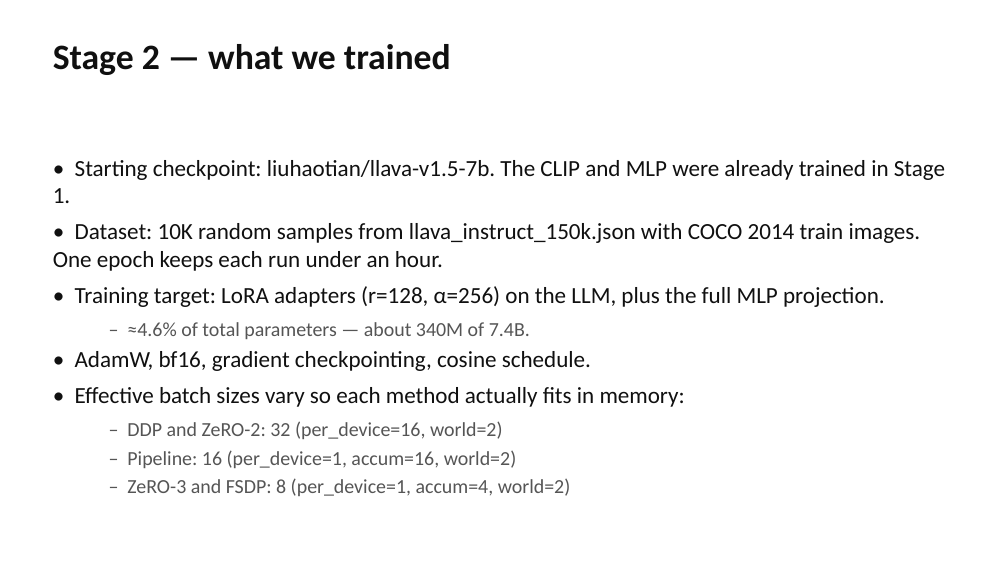
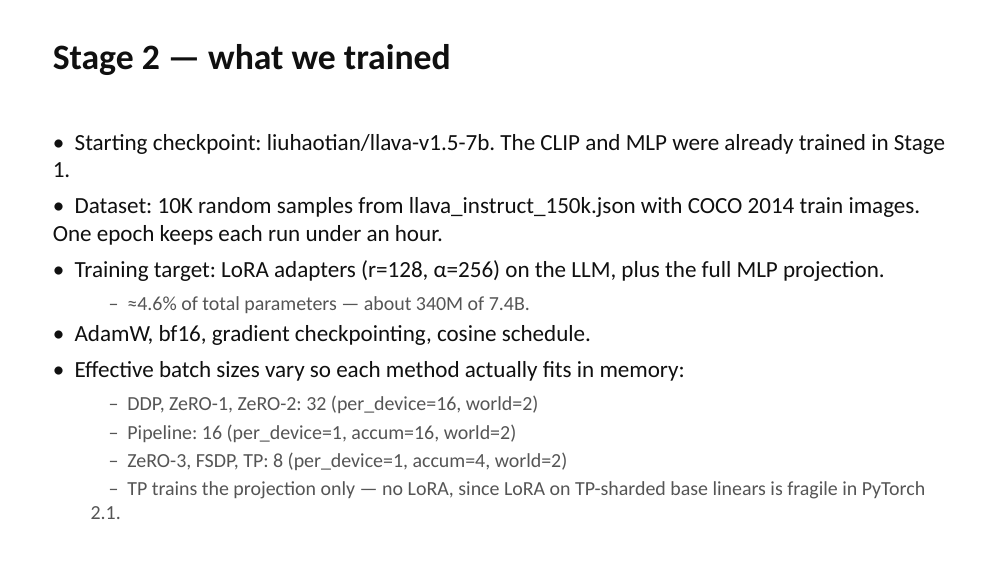
Before and after one commit to rassulmagauin/ml710, a slide deck: slide 4 of presentation/ML710_LLaVA_Parallelism.pptx. Drawn at 1008x567 pixels with LibreOffice and Linux fonts; fonts in the diff are those of the drawing. Boxes give left, top, right and bottom in pixels: in the first picture for what was removed or moved away, otherwise in the second. Text is boxed around its words. In the diff, an @@ line names an element or a change of style, - is before the commit and + after.

```diff
--- a/presentation/ML710_LLaVA_Parallelism.pptx
+++ b/presentation/ML710_LLaVA_Parallelism.pptx
@@ text at bbox=[127, 396, 539, 413]: text changed @@
-  – DDP and ZeRO-2: 32 (per_device=16, world=2)
+  – DDP, ZeRO-1, ZeRO-2: 32 (per_device=16, world=2)
@@ text at bbox=[91, 452, 925, 519]: text changed @@
-  – ZeRO-3 and FSDP: 8 (per_device=1, accum=4, world=2)
+  – ZeRO-3, FSDP, TP: 8 (per_device=1, accum=4, world=2)
+  – TP trains the projection only — no LoRA, since LoRA on TP-sharded base linears is fragile in PyTorch 2.1.
```
Also in this commit, not shown: 10 other slides changed, 5 slides added, 5 slides removed, 31 other files.
